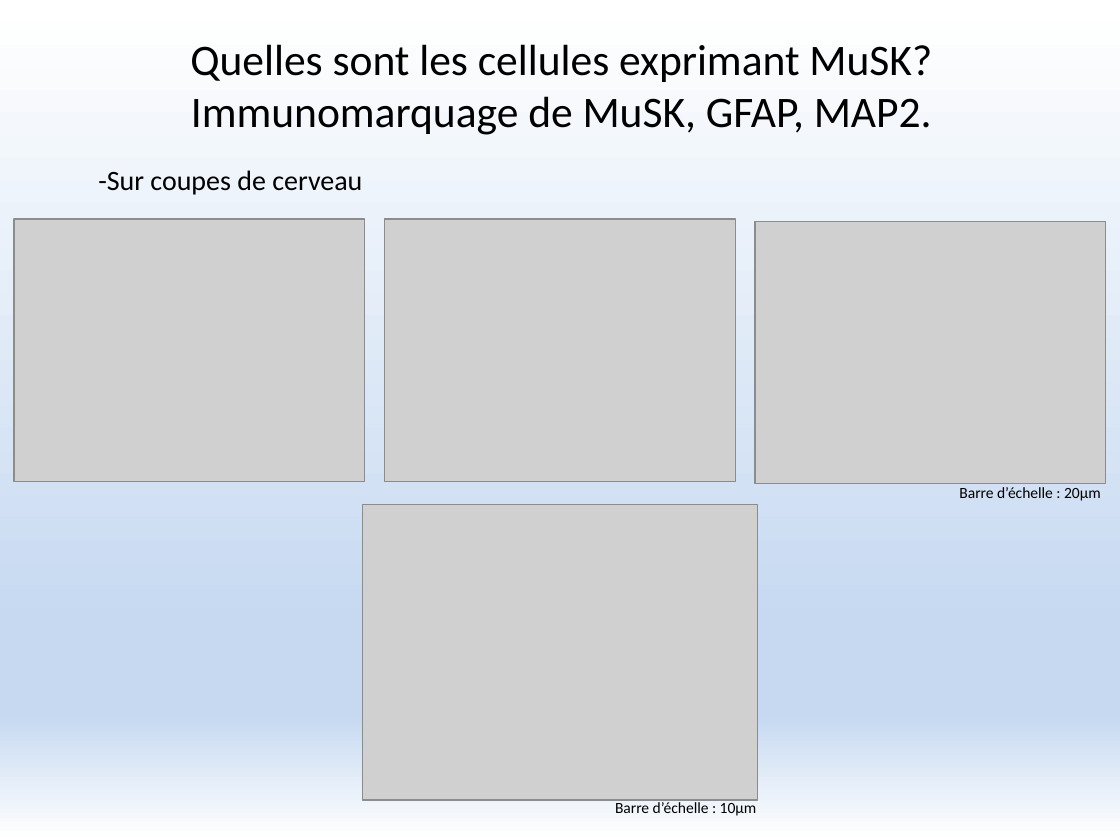
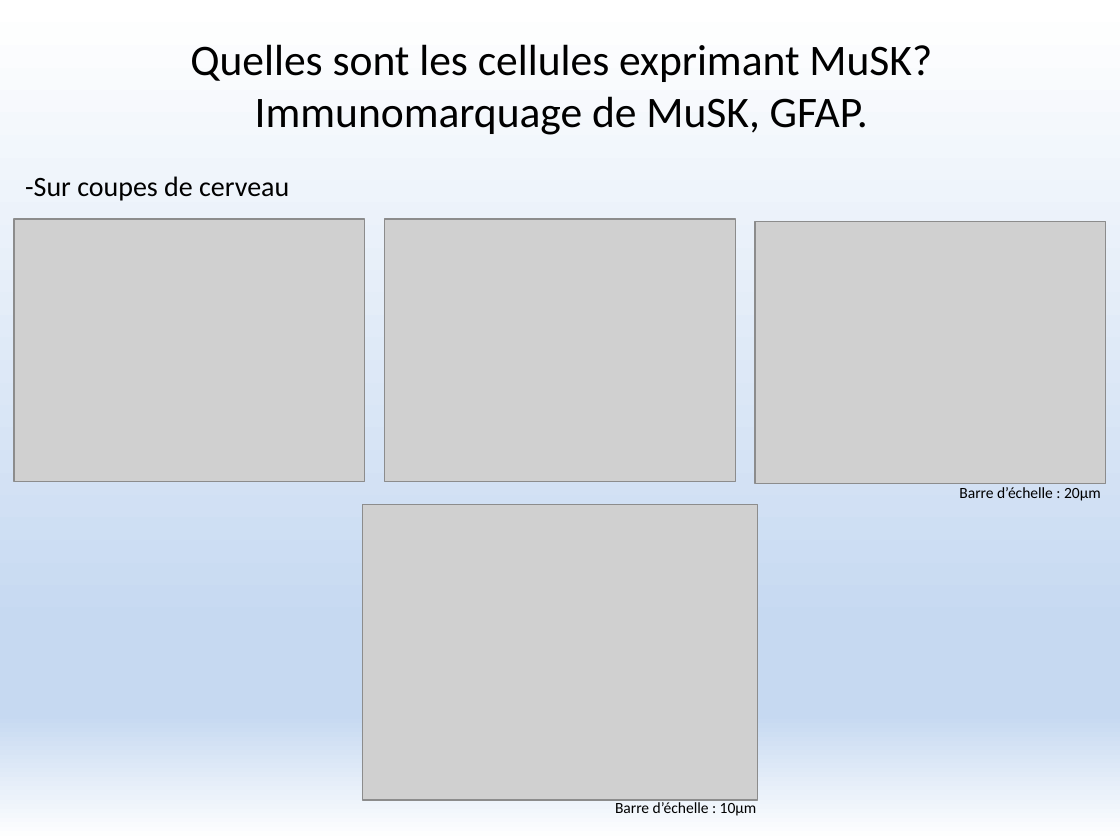
Before and after one commit to FlorentKl/rapport-m2, a slide deck: slide 10 of Présentation Oral.pptx. Drawn at 1120x840 pixels with LibreOffice and Linux fonts; fonts in the diff are those of the drawing; grey boxes stand for pictures. Boxes give left, top, right and bottom in pixels: in the first picture for what was removed or moved away, otherwise in the second. Text is boxed around its words. In the diff, an @@ line names an element or a change of style, - is before the commit and + after.

```diff
--- a/Présentation Oral.pptx
+++ b/Présentation Oral.pptx
@@ title at bbox=[190, 44, 932, 135]: text changed @@
-Quelles sont les cellules exprimant MuSK? Immunomarquage de MuSK, GFAP, MAP2.
+Quelles sont les cellules exprimant MuSK? Immunomarquage de MuSK, GFAP.
@@ text "-Sur coupes de cerveau": place and size @@
-text "-Sur coupes de cerveau" at bbox=[98, 170, 362, 195]
+text "-Sur coupes de cerveau" at bbox=[25, 176, 289, 201]
```
Also in this commit, not shown: 1 other slide changed, 1 slide added.
